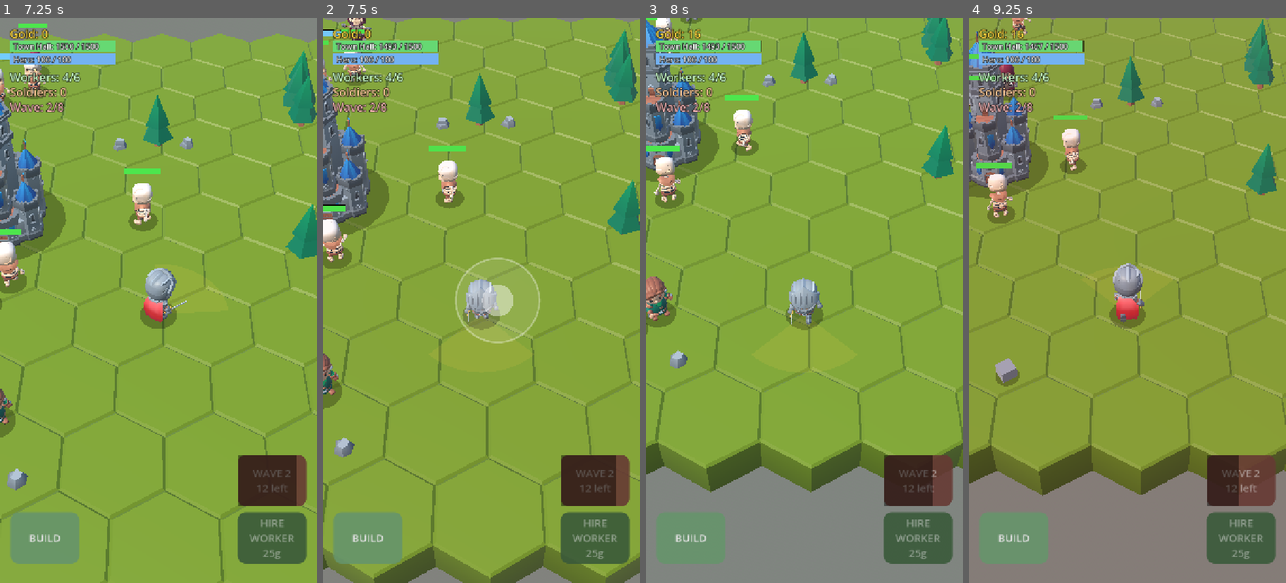
Above: before the commit, frames 1-4 (left to right).
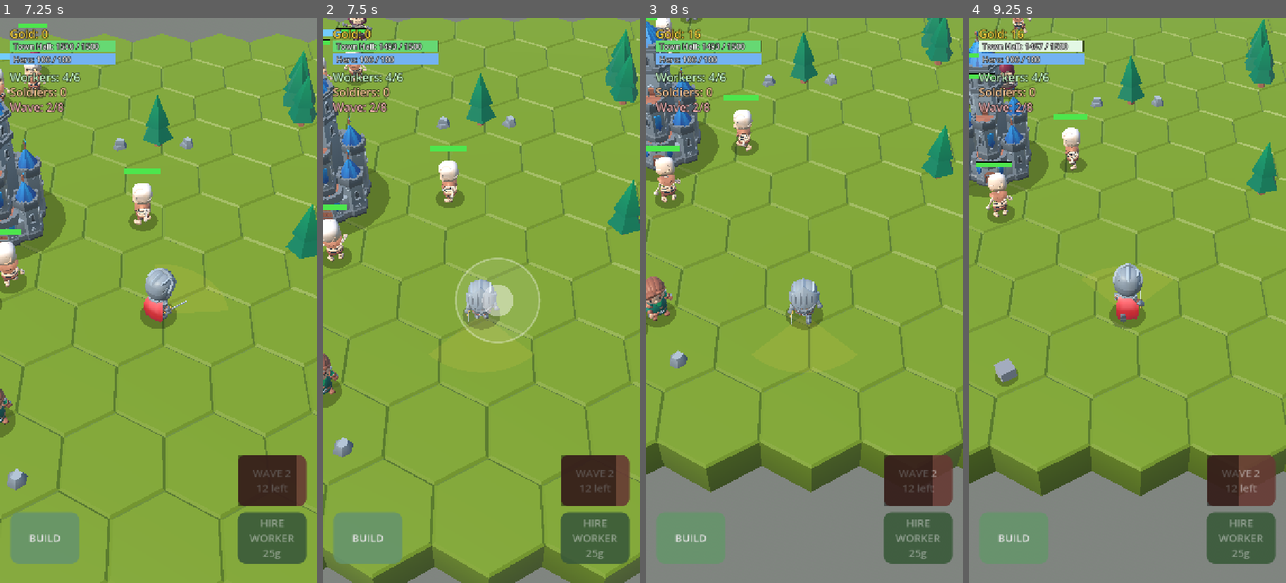
Above: after the commit, the same moments.

Repository: tembugi/town-defender
Game: Godot game, scene res://Main3D.tscn
The game is run twice, just before and just after one commit, with the same random seed, the same clock (stepped at 60 frames per second) and the same inputs.
Inputs (mouse positions are in pixels of both pictures, inside the frame that each line leads up to):
- Up to frame 1 (7.25 s): click "HIRE WORKER 25g" at 0.5 s; click "START WAVE auto 14s" at 1.25 s; tap Enter at 2 s; move the mouse to (228, 272) at 2.02 s; hold D 2.03-2.75 s; tap H at 2.1, 3.6, 5.1 s; click (228, 272) at 2.17 s; tap Space at 2.27, 5.27 s; drag from (95, 328) to (142, 413) at 2.77 s; move the mouse to (190, 176) at 3.52 s; hold D 3.53-4.25 s; click (190, 176) at 3.67 s; drag from (142, 413) to (63, 215) at 4.27 s; move the mouse to (253, 385) at 5.02 s; hold A 5.03-5.75 s; click (253, 385) at 5.17 s; drag from (63, 215) to (110, 159) at 5.77 s; click "START WAVE auto 15s (5 left)" at 6.5 s
- Up to frame 2 (7.5 s): move the mouse to (497, 300) at 7.27 s; hold S from 7.28 s (still down); tap H at 7.35 s; click (497, 300) at 7.42 s
- Up to frame 3 (8 s): keep holding S
- Up to frame 4 (9.25 s): release S at 8 s; drag from (1079, 159) to (1064, 328) at 8.02 s; move the mouse to (1197, 272) at 8.77 s; hold W from 8.78 s (still down); tap H at 8.85 s; click (1197, 272) at 8.92 s; tap Space at 9.02 s

Frame 1 is identical in both runs. In frame 2, 2.9% of the frame differs, in the area x 0-100%, y 0-100%; in frame 3, 0.5%; in frame 4, 4.3%, in the area x 0-100%, y 0-85%.

Commit message:
Health bars flash on damage (uniform); remove keep screen flash/shake
The town hall taking damage no longer flashes/shakes the whole screen (read as
'you' getting hit). Instead every health bar briefly flashes white when its owner
is damaged -- Town Hall (HUD + floating 3D bar), Hero (HUD), enemies and walls --
via one shared Rig.flash_color helper + BAR_FLASH duration. The keep bar pulse is
throttled so a heavy siege gives a steady pulse, not a solid white bar.

Co-Authored-By: Claude Sonnet 4.6 <noreply@anthropic.com>

Diff:
--- a/scripts/Enemy3D.gd
+++ b/scripts/Enemy3D.gd
@@ -75,13 +75,15 @@
 
 
 const BAR_W := 0.9
+const BAR_COLOR := Color(0.3, 0.9, 0.3, 1.0)
+var bar_flash := 0.0
 
 func _make_hpbar() -> void:
 	hpbar = Node3D.new()
 	hpbar.position = Vector3(0, 1.6, 0)
 	add_child(hpbar)
 	hpbar.add_child(Rig.bar_quad(Color(0, 0, 0, 0.6), BAR_W, 0))   # background
-	bar_fill = Rig.bar_quad(Color(0.3, 0.9, 0.3, 1.0), BAR_W, 1)   # always on top
+	bar_fill = Rig.bar_quad(BAR_COLOR, BAR_W, 1)   # always on top
 	bar_fill.position.z = 0.01
 	hpbar.add_child(bar_fill)
 
@@ -92,6 +94,8 @@
 	var frac := clampf(hp / max_hp, 0.0, 1.0)
 	bar_fill.scale.x = frac
 	bar_fill.position.x = -BAR_W * 0.5 * (1.0 - frac)   # anchor left -> empties right to left
+	bar_flash = maxf(0.0, bar_flash - delta)
+	bar_fill.material_override.albedo_color = Rig.flash_color(BAR_COLOR, bar_flash)
 	# spawning: stand still and finish rising out of the ground
 	if spawn_t > 0.0:
 		spawn_t -= delta
@@ -206,6 +210,7 @@
 	if dead:
 		return
 	hp -= amount
+	bar_flash = Rig.BAR_FLASH
 	Rig.flash(self, model, Color(1, 0.35, 0.35))   # red hit flash
 	if from.is_finite():
 		var dir: Vector3 = global_position - from
--- a/scripts/Game3D.gd
+++ b/scripts/Game3D.gd
@@ -117,9 +117,11 @@
 var _music_started := false
 var shake_t := 0.0          # camera-shake time remaining
 var shake_amt := 0.0        # camera-shake amplitude
-var keep_fx_cd := 0.0       # throttle for keep-hit shake/flash during a siege
-var hurt_flash: ColorRect   # red full-screen flash when the Keep is hit
+var keep_fx_cd := 0.0       # throttle for the keep-hit sound + bar pulse during a siege
 var hud_keep_fill: ColorRect   # Town Hall HP bar fill in the HUD
+var keep_bar_flash := 0.0      # white-flash timers for the health bars
+var hero_bar_flash := 0.0
+const KEEP3D_COLOR := Color(0.45, 0.8, 1.0)   # base colour of the floating keep bar
 const KEEP_HUD_W := 240.0
 const HERO_MAX_HP := 100.0
 const HERO_REGEN := 5.0        # hp/sec regen when not recently hit
@@ -298,12 +300,6 @@
 func _build_touch_ui() -> void:
 	var layer := CanvasLayer.new()
 	add_child(layer)
-	# red screen flash for when the Keep takes damage (sits behind the controls)
-	hurt_flash = ColorRect.new()
-	hurt_flash.color = Color(0.8, 0.0, 0.0, 0.0)
-	hurt_flash.set_anchors_preset(Control.PRESET_FULL_RECT)
-	hurt_flash.mouse_filter = Control.MOUSE_FILTER_IGNORE
-	layer.add_child(hurt_flash)
 	joystick = TouchJoystick.new()
 	layer.add_child(joystick)
 
@@ -687,10 +683,16 @@
 
 	_update_waves(delta)
 
-	# keep health bar (always visible, empties right to left)
+	# health-bar damage flashes decay over time
+	keep_bar_flash = maxf(0.0, keep_bar_flash - delta)
+	hero_bar_flash = maxf(0.0, hero_bar_flash - delta)
+	# keep health bar (always visible, empties right to left), flashing the fill
 	var kf := clampf(keep_hp / KEEP_MAX, 0.0, 1.0)
 	keep_bar_fill.scale.x = kf
 	keep_bar_fill.position.x = -KEEP_BAR_W * 0.5 * (1.0 - kf)
+	keep_bar_fill.material_override.albedo_color = Rig.flash_color(KEEP3D_COLOR, keep_bar_flash)
+	_update_keep_hud()
+	_update_hero_hud()
 
 	# smooth follow camera (+ decaying shake offset)
 	if keep_fx_cd > 0.0:
@@ -752,14 +754,16 @@
 func _update_keep_hud() -> void:
 	var f := clampf(keep_hp / KEEP_MAX, 0.0, 1.0)
 	hud_keep_fill.size.x = KEEP_HUD_W * f
-	hud_keep_fill.color = Color(0.85, 0.3, 0.3).lerp(Color(0.4, 0.85, 0.45), f)   # red when low
+	var base := Color(0.85, 0.3, 0.3).lerp(Color(0.4, 0.85, 0.45), f)   # red when low
+	hud_keep_fill.color = Rig.flash_color(base, keep_bar_flash)
 	lbl_keep.text = "Town Hall: %d / %d" % [maxi(0, int(keep_hp)), int(KEEP_MAX)]
 
 
 func _update_hero_hud() -> void:
 	var f := clampf(hero_hp / HERO_MAX_HP, 0.0, 1.0)
 	hud_hero_fill.size.x = KEEP_HUD_W * f
-	hud_hero_fill.color = Color(0.85, 0.3, 0.3).lerp(Color(0.45, 0.7, 0.95), f)   # red when low
+	var base := Color(0.85, 0.3, 0.3).lerp(Color(0.45, 0.7, 0.95), f)   # red when low
+	hud_hero_fill.color = Rig.flash_color(base, hero_bar_flash)
 	lbl_hero.text = "Hero: %d / %d" % [maxi(0, int(hero_hp)), int(HERO_MAX_HP)]
 
 
@@ -768,6 +772,7 @@
 		return
 	hero_hp -= amt
 	hero_hit_cd = 2.5
+	hero_bar_flash = Rig.BAR_FLASH
 	_update_hero_hud()
 	Rig.flash(hero, hero.model, Color(1, 0.3, 0.3))
 	_camera_shake(0.08)
@@ -1106,14 +1111,13 @@
 	if game_over:
 		return
 	keep_hp -= amt
+	# feedback lives on the health bar, not the screen: pulse the bar (throttled so
+	# a heavy siege gives a steady pulse rather than a solid white bar) + a sound
+	if keep_fx_cd <= 0.0:
+		keep_fx_cd = 0.4
+		keep_bar_flash = Rig.BAR_FLASH
+		Sfx.play("keep_hit", -4.0, 0.1, 2)
 	_update_keep_hud()
-	# throttled subtle shake + faint red flash (kept gentle on purpose)
-	if keep_fx_cd <= 0.0:
-		keep_fx_cd = 0.5
-		_camera_shake(0.05)
-		hurt_flash.color.a = 0.07
-		create_tween().tween_property(hurt_flash, "color:a", 0.0, 0.35)
-		Sfx.play("keep_hit", -4.0, 0.1, 2)
 	if keep_hp <= 0.0:
 		_end_game(false)
 
--- a/scripts/Rig.gd
+++ b/scripts/Rig.gd
@@ -70,6 +70,14 @@
 	m.material_override = mat
 	m.cast_shadow = GeometryInstance3D.SHADOW_CASTING_SETTING_OFF
 	return m
+
+
+# Uniform "took damage" flash for any health bar: blend its colour toward white
+# for BAR_FLASH seconds. Callers keep a timer, count it down, and feed it here.
+const BAR_FLASH := 0.18
+
+static func flash_color(base: Color, t: float) -> Color:
+	return base.lerp(Color.WHITE, clampf(t / BAR_FLASH, 0.0, 1.0))
 
 
 # A flat translucent disc used as a fake shadow under characters.
--- a/scripts/Wall3D.gd
+++ b/scripts/Wall3D.gd
@@ -11,10 +11,13 @@
 const MAX_HP := 140.0
 const BAR_W := 1.3
 
+const BAR_COLOR := Color(0.75, 0.7, 0.45, 1.0)
+
 var game: Node
 var hp := MAX_HP
 var dead := false
 var bar_fill: MeshInstance3D
+var bar_flash := 0.0
 
 
 func setup(g: Node) -> void:
@@ -39,15 +42,23 @@
 	hb.position = Vector3(0, 0.95, 0)
 	add_child(hb)
 	hb.add_child(Rig.bar_quad(Color(0, 0, 0, 0.6), BAR_W, 0))
-	bar_fill = Rig.bar_quad(Color(0.75, 0.7, 0.45, 1.0), BAR_W, 1)
+	bar_fill = Rig.bar_quad(BAR_COLOR, BAR_W, 1)
 	bar_fill.position.z = 0.01
 	hb.add_child(bar_fill)
+
+
+func _process(delta: float) -> void:
+	if bar_flash <= 0.0:
+		return
+	bar_flash = maxf(0.0, bar_flash - delta)
+	bar_fill.material_override.albedo_color = Rig.flash_color(BAR_COLOR, bar_flash)
 
 
 func take_damage(amount: float) -> void:
 	if dead:
 		return
 	hp -= amount
+	bar_flash = Rig.BAR_FLASH
 	var frac := clampf(hp / MAX_HP, 0.0, 1.0)
 	bar_fill.scale.x = frac
 	bar_fill.position.x = -BAR_W * 0.5 * (1.0 - frac)
